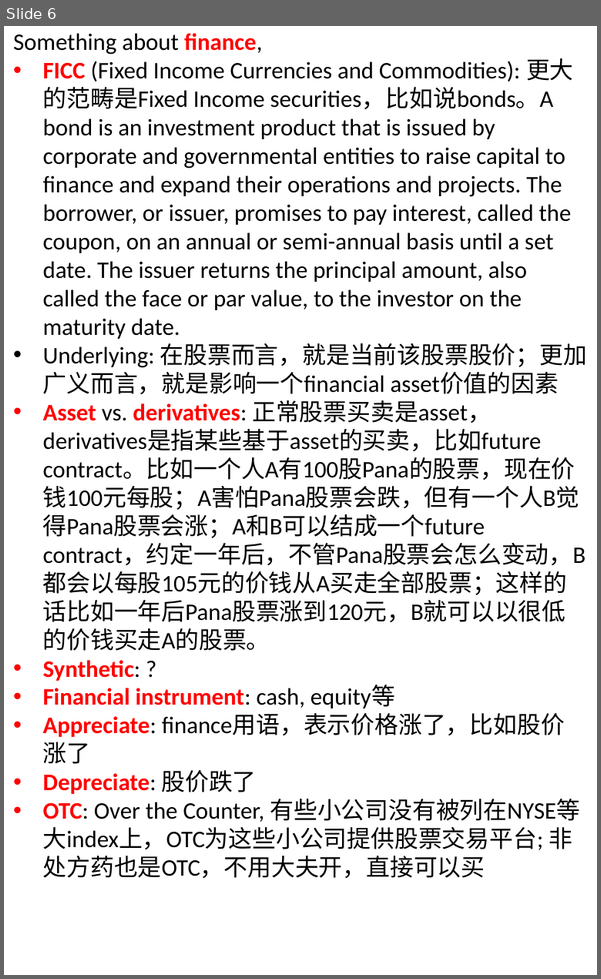
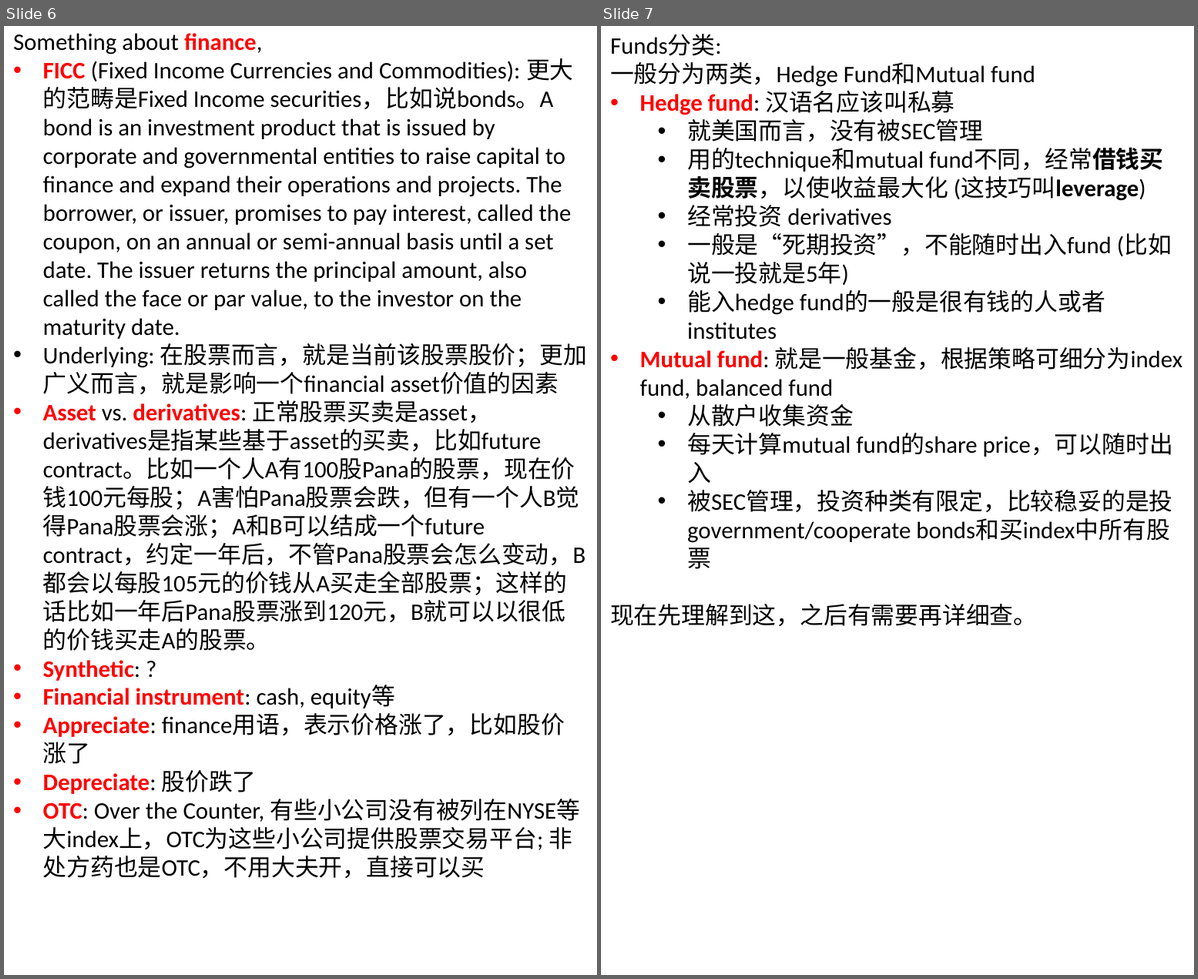
Before and after one commit to legend507/CommonSense, a slide deck: [BeAInvestor].pptx. Shown side by side, each under a label of ours: slide 6 before the commit, slides 6 and 7 after it. The pictures are 601x979 and 1198x979 pixels, drawn with LibreOffice and Linux fonts; fonts in the diff are those of the drawing; background and template pictures are left out. Boxes give left, top, right and bottom in pixels: in the first picture for what was removed or moved away, otherwise in the second. Text is boxed around its words. In the diff, an @@ line names an element or a change of style, - is before the commit and + after.

Commit message:
added hedge/mutual fund knowledge, add pandas usage .py

```diff
--- a/[BeAInvestor].pptx
+++ b/[BeAInvestor].pptx
@@ slide 7 added at (x1=601, y1=26, x2=1194, y2=975), background #FFFFFF @@
@@ text added at (x1=610, y1=34, x2=1183, y2=626), 18 pt, text #000000 @@
+Funds分类:
+一般分为两类，Hedge Fund和Mutual fund
+• Hedge fund: 汉语名应该叫私募
+  • 就美国而言，没有被SEC管理
+  • 用的technique和mutual fund不同，经常借钱买卖股票，以使收益最大化 (这技巧叫leverage)
+  • 经常投资 derivatives
+  • 一般是“死期投资”，不能随时出入fund (比如说一投就是5年)
+  • 能入hedge fund的一般是很有钱的人或者institutes
+• Mutual fund: 就是一般基金，根据策略可细分为index fund, balanced fund
+  • 从散户收集资金
+  • 每天计算mutual fund的share price，可以随时出入
+  • 被SEC管理，投资种类有限定，比较稳妥的是投government/cooperate bonds和买index中所有股票
+现在先理解到这，之后有需要再详细查。
```
Also in this commit, not shown: 1 slide removed, 1 other file.
